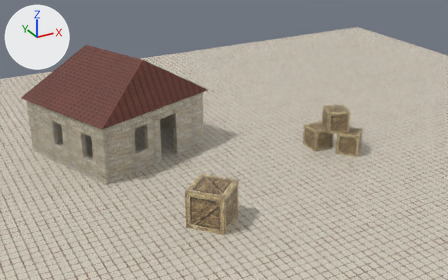
Two versions of the Blender file Assets/map_prime.blend, one commit apart.
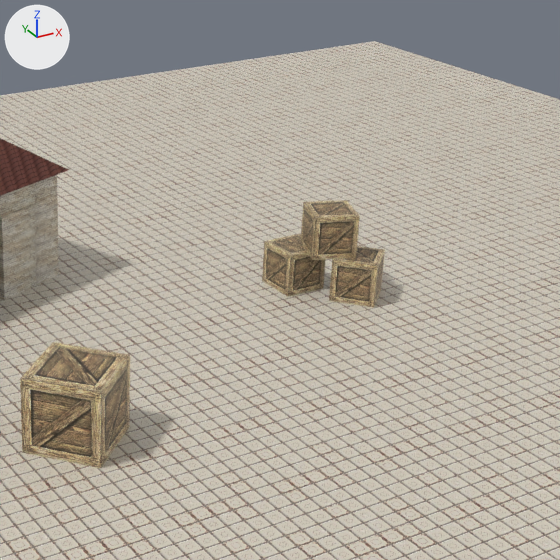
Each version appears first whole from a camera (50 mm lens) standing at (-14.15, -19.18, 12.08) and looking at (-2.25, 2.46, 1.26), and next in a close-up on the part from 39% to 100% of the width and 3% to 100% of the height. Every picture has the same lights, and +X, +Y and +Z are marked at upper left. The older version's two pictures come first.

The first close-up shows 'Building', 'Crate', 'Crate.001', 'Crate.002', 'Crate.003', 'Plane', 'Roof'.
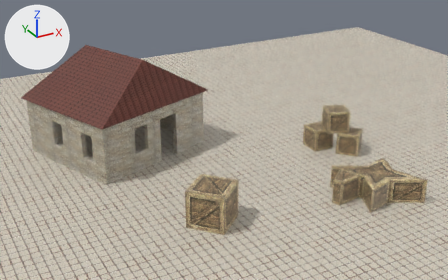
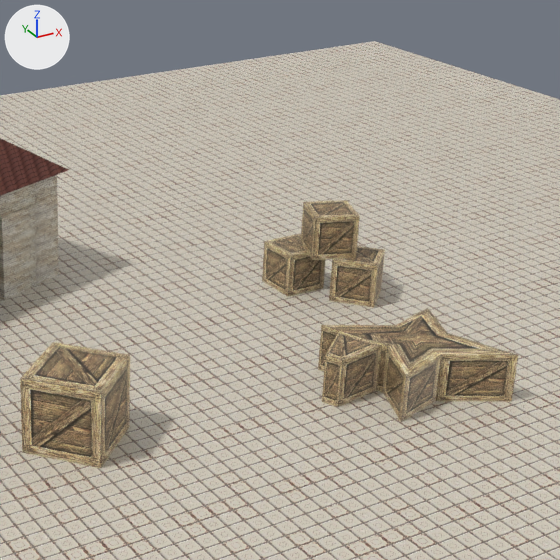
Patch to the scene script:
```diff
--- a/Assets/map_prime.blend.py
+++ b/Assets/map_prime.blend.py
@@ me_mdl_crate_001 @@
+me_mdl_crate_001.from_pydata(...)  # 26 vertices, 23 faces; spans x -1.87..1.87, y -1.53..1.53, z -0.5..0.5
+me_mdl_crate_001.materials.append(mat_mat_crate)  # picture img_tex_crate_jpg
@@ ob_crate_004 @@
+ob_crate_004 = bpy.data.objects.new('Crate.004', me_mdl_crate_001)
+ob_crate_004.location = (1.86, -2.8, 0.5)
+ob_crate_004.rotation_euler = (0.0, 0.0, -0.859)  # degrees (0, 0, -49)
```

Pixel boxes [x1, y1, x2, y2] of what changed, in the close-ups (560 x 560 px):
'Crate.004', added (brown): after [318, 308, 518, 422]
